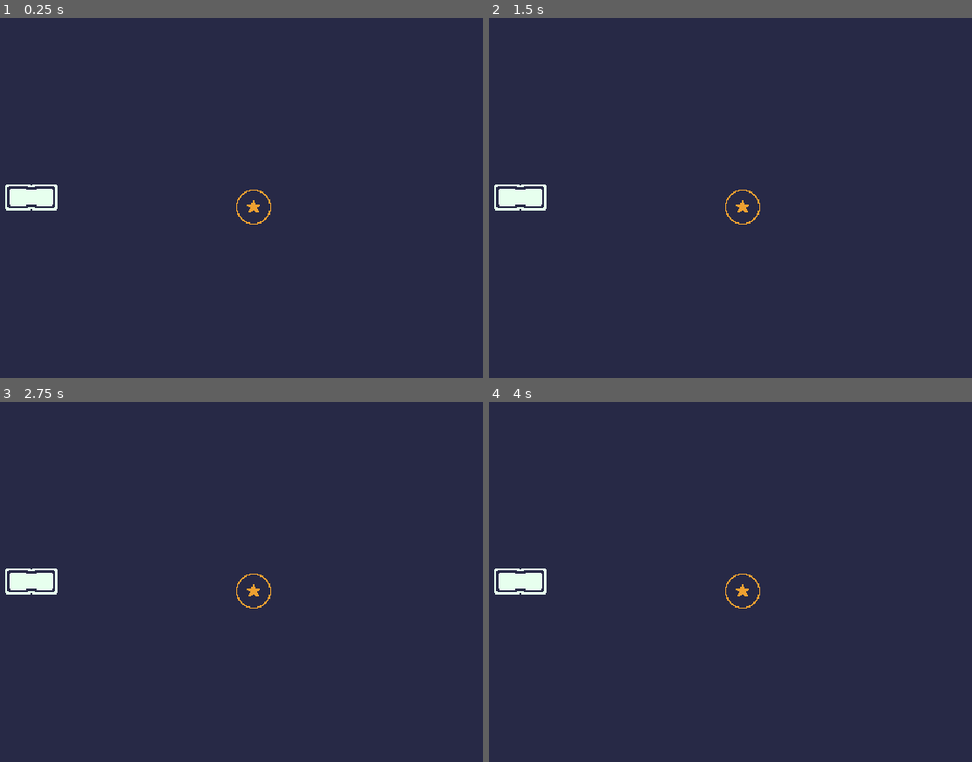
Above: before the commit, frames 1-4 (two rows, left to right).
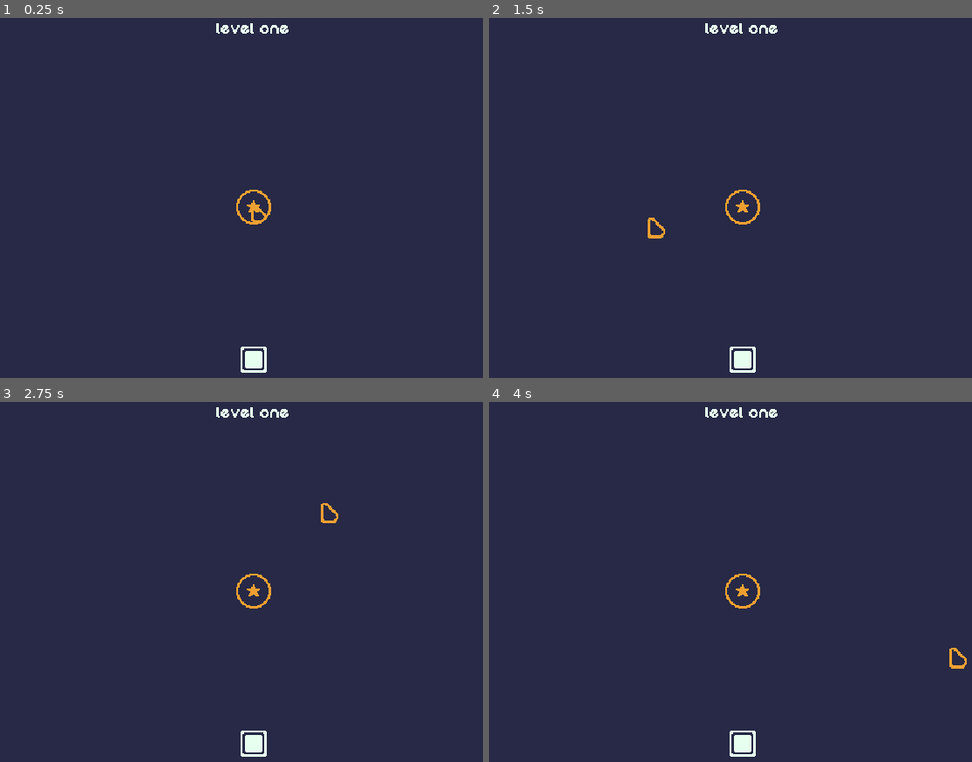
Above: after the commit, the same moments.

Repository: mrbartchak/brackeys-game-jam-2026.1
Game: Godot game, scene res://levels/level_manager.tscn
Two runs of this game, one before a commit and one after it. Both use one fixed random seed, a clock stepped at 60 frames per second and the inputs below. Before the commit the project starts from res://levels/level.tscn.
Inputs (mouse positions are in pixels of both pictures, inside the frame that each line leads up to):
- Up to frame 1 (0.25 s): no input
- Up to frame 2 (1.5 s): tap Enter at 0.5 s; move the mouse to (894, 187) at 0.52 s; press the mouse at (894, 187) at 0.53 s; release the mouse at (894, 187) at 1.25 s; tap Space at 1.25 s; drag from (604, 226) to (744, 208) at 1.27 s
- Up to frame 3 (2.75 s): tap Enter at 2 s; move the mouse to (323, 506) at 2.02 s; press the mouse at (323, 506) at 2.03 s
- Up to frame 4 (4 s): release the mouse at (812, 506) at 2.75 s; tap Space at 2.75 s; drag from (706, 668) to (532, 531) at 2.77 s; move the mouse to (952, 650) at 3.52 s; press the mouse at (952, 650) at 3.53 s

The runs differ from the first frame. In frame 1, 1.2% of the frame differs, in the area x 1-60%, y 1-99%; in frame 2, 1.3%; in frame 3, 1.3%; in frame 4, 1.3%.

Commit message:
looks pretty good so far. level one is up but just need win con logic

Diff:
--- a/blocks/block.gd
+++ b/blocks/block.gd
@@ -19,6 +19,10 @@
 		self.add_child(collison_shape)
 	sprite.texture = block_type.texture
 
+func _process(delta: float) -> void:
+	if is_dragging:
+		global_position = lerp(global_position, get_global_mouse_position(), 32.0 * delta)
+
 func _input(event: InputEvent) -> void:
 	if event is InputEventMouseButton and event.button_index == MOUSE_BUTTON_LEFT and event.pressed:
 		if is_hovered and not is_dragging:
@@ -28,13 +32,10 @@
 			is_dragging = false
 			_tween_scale(1.0)
 
-	if event is InputEventMouseMotion and is_dragging:
-		global_position = get_global_mouse_position()
-
 func _mouse_enter() -> void:
 	is_hovered = true
 	if not is_dragging:
-		_tween_scale(1.1)
+		_tween_scale(1.2)
 
 func _mouse_exit() -> void:
 	is_hovered = false
--- /dev/null
+++ b/cursor/cursor.gd
@@ -0,0 +1,20 @@
+extends CanvasLayer
+
+@onready var sprite: Sprite2D = $Sprite
+
+func _ready() -> void:
+	Input.set_mouse_mode(Input.MOUSE_MODE_HIDDEN)
+	layer = 100
+
+func _process(_delta: float) -> void:
+	sprite.global_position = get_viewport().get_mouse_position()
+
+func _input(event: InputEvent) -> void:
+	if event.is_action_pressed("click"):
+		_tween_scale(1.2)
+	if event.is_action_released("click"):
+		_tween_scale(1.0)
+
+func _tween_scale(target_scale: float) -> void:
+	var tween: Tween = create_tween()
+	tween.tween_property($Sprite, "scale", Vector2(target_scale, target_scale), 0.15).set_ease(Tween.EASE_OUT).set_trans(Tween.TRANS_CUBIC)
--- /dev/null
+++ b/cursor/cursor.tscn
@@ -0,0 +1,11 @@
+[gd_scene load_steps=3 format=3 uid="uid://dx2k2ckpl13vu"]
+
+[ext_resource type="Script" uid="uid://dc2ydwhgqbq8u" path="res://cursor/cursor.gd" id="1_g0wji"]
+[ext_resource type="Texture2D" uid="uid://b2mwy5yh4a048" path="res://cursor/cursor.png" id="1_isnha"]
+
+[node name="Cursor" type="CanvasLayer"]
+script = ExtResource("1_g0wji")
+
+[node name="Sprite" type="Sprite2D" parent="."]
+texture = ExtResource("1_isnha")
+offset = Vector2(5, 6)
--- a/levels/level.tscn
+++ /dev/null
@@ -1,21 +0,0 @@
-[gd_scene load_steps=4 format=3 uid="uid://d3o1mlwx0i77u"]
-
-[ext_resource type="Texture2D" uid="uid://bmrsfka7pn13d" path="res://ui/background.png" id="1_80vhd"]
-[ext_resource type="PackedScene" uid="uid://b0j4jkbwjdq3b" path="res://target_zones/target_zone.tscn" id="2_hjsbj"]
-[ext_resource type="PackedScene" uid="uid://bt3tjhbrgn52g" path="res://blocks/block.tscn" id="3_cwqvt"]
-
-[node name="Level" type="Node2D"]
-
-[node name="Background" type="Sprite2D" parent="."]
-texture = ExtResource("1_80vhd")
-offset = Vector2(320, 180)
-
-[node name="TargetZones" type="Node2D" parent="."]
-
-[node name="TargetZone" parent="TargetZones" instance=ExtResource("2_hjsbj")]
-position = Vector2(320, 180)
-
-[node name="Blocks" type="Node2D" parent="."]
-
-[node name="Block" parent="Blocks" instance=ExtResource("3_cwqvt")]
-position = Vector2(116, 171)
--- /dev/null
+++ b/levels/level_data.gd
@@ -0,0 +1,7 @@
+class_name LevelData
+extends Resource
+
+@export var id: String
+@export var display_name: String
+@export var target_zone_positions: Array[Vector2]
+@export var block_ids: Array[String]
--- /dev/null
+++ b/levels/level_data/level_01.tres
@@ -0,0 +1,11 @@
+[gd_resource type="Resource" script_class="LevelData" load_steps=2 format=3 uid="uid://b28ytryon3mx0"]
+
+[ext_resource type="Script" uid="uid://cjyn0y48epuwx" path="res://levels/level_data.gd" id="1_qib4q"]
+
+[resource]
+script = ExtResource("1_qib4q")
+id = "level_01"
+display_name = "Level 1"
+target_zone_positions = Array[Vector2]([Vector2(320, 180)])
+block_ids = Array[String](["block_1x1"])
+metadata/_custom_type_script = "uid://cjyn0y48epuwx"
--- /dev/null
+++ b/levels/level_manager.gd
@@ -0,0 +1,33 @@
+class_name LevelManager
+extends Node2D
+
+@export var level_data: LevelData
+
+var target_zone_scene: PackedScene = preload("res://target_zones/target_zone.tscn")
+var block_scene: PackedScene = preload("res://blocks/block.tscn")
+var block_types: Dictionary = {
+	"block_1x1": preload("res://blocks/types/block_1x1.tres")
+}
+
+@onready var target_zone_container: Node2D = $TargetZones
+@onready var block_container: Node2D = $Blocks
+
+func _ready() -> void:
+	if level_data:
+		_build_level()
+
+func _build_level() -> void:
+	_spawn_target_zones()
+	_spawn_blocks()
+
+func _spawn_target_zones() -> void:
+	for spawn_position in level_data.target_zone_positions:
+		var target_zone: TargetZone = target_zone_scene.instantiate()
+		target_zone.position = spawn_position
+		target_zone_container.add_child(target_zone)
+
+func _spawn_blocks() -> void:
+	for block_id in level_data.block_ids:
+		var block: Block = block_scene.instantiate()
+		block.block_type = block_types.get(block_id)
+		block_container.add_child(block)
--- /dev/null
+++ b/levels/level_manager.tscn
@@ -0,0 +1,41 @@
+[gd_scene load_steps=5 format=3 uid="uid://d3o1mlwx0i77u"]
+
+[ext_resource type="Script" uid="uid://bb4ci5k6gpr5t" path="res://levels/level_manager.gd" id="1_6tvrh"]
+[ext_resource type="Resource" uid="uid://b28ytryon3mx0" path="res://levels/level_data/level_01.tres" id="2_ce4gc"]
+[ext_resource type="Texture2D" uid="uid://bmrsfka7pn13d" path="res://ui/background.png" id="2_k4541"]
+
+[sub_resource type="LabelSettings" id="LabelSettings_ce4gc"]
+font_color = Color(0.90588236, 1, 0.93333334, 1)
+
+[node name="LevelManager" type="Node2D"]
+script = ExtResource("1_6tvrh")
+level_data = ExtResource("2_ce4gc")
+
+[node name="Background" type="Sprite2D" parent="."]
+texture = ExtResource("2_k4541")
+offset = Vector2(320, 180)
+
+[node name="TargetZones" type="Node2D" parent="."]
+
+[node name="Blocks" type="Node2D" parent="."]
+position = Vector2(320, 320)
+
+[node name="UI" type="Control" parent="."]
+custom_minimum_size = Vector2(640, 360)
+layout_mode = 3
+anchors_preset = 0
+offset_right = 640.0
+offset_bottom = 360.0
+mouse_filter = 1
+
+[node name="CenterContainer" type="CenterContainer" parent="UI"]
+layout_mode = 1
+anchors_preset = 10
+anchor_right = 1.0
+offset_bottom = 34.0
+grow_horizontal = 2
+
+[node name="LevelLabel" type="Label" parent="UI/CenterContainer"]
+layout_mode = 2
+text = "level one"
+label_settings = SubResource("LabelSettings_ce4gc")
--- a/project.godot
+++ b/project.godot
@@ -14,6 +14,10 @@
 run/main_scene="uid://d3o1mlwx0i77u"
 config/features=PackedStringArray("4.5", "Forward Plus")
 
+[autoload]
+
+Cursor="*res://cursor/cursor.tscn"
+
 [display]
 
 window/size/viewport_width=640
@@ -27,6 +31,18 @@
 
 blocks=""
 
+[gui]
+
+theme/custom_font="uid://b8w4t0rtiok5y"
+
+[input]
+
+click={
+"deadzone": 0.2,
+"events": [Object(InputEventMouseButton,"resource_local_to_scene":false,"resource_name":"","device":-1,"window_id":0,"alt_pressed":false,"shift_pressed":false,"ctrl_pressed":false,"meta_pressed":false,"button_mask":0,"position":Vector2(0, 0),"global_position":Vector2(0, 0),"factor":1.0,"button_index":1,"canceled":false,"pressed":false,"double_click":false,"script":null)
+]
+}
+
 [rendering]
 
 textures/canvas_textures/default_texture_filter=0
--- a/target_zones/target_zone.gd
+++ b/target_zones/target_zone.gd
@@ -2,6 +2,7 @@
 extends Area2D
 
 var overlapping_blocks: int = 0
+var is_covered: bool = false
 
 @onready var sprite: Sprite2D = $Sprite
 @onready var sprite_filled: Sprite2D = $SpriteFilled
@@ -10,12 +11,19 @@
 func _on_area_entered(area: Area2D) -> void:
 	if area.is_in_group("blocks"):
 		overlapping_blocks += 1
-		sprite.hide()
-		sprite_filled.show()
+		is_covered = true
+		_update_visuals()
 
 func _on_area_exited(area: Area2D) -> void:
 	if area.is_in_group("blocks"):
 		overlapping_blocks -= 1
-		if overlapping_blocks == 0:
-			sprite.show()
-			sprite_filled.hide()
+		is_covered = overlapping_blocks > 0
+		_update_visuals()
+
+func _update_visuals() -> void:
+	if is_covered:
+		sprite.hide()
+		sprite_filled.show()
+	else:
+		sprite.show()
+		sprite_filled.hide()
Not shown, added: cursor/cursor.gd.uid
Binary file added: cursor/cursor.png
Not shown, added: cursor/cursor.png.import
Not shown, added: levels/level_data.gd.uid
Not shown, added: levels/level_manager.gd.uid
Binary file changed: target_zones/target_zone.png
Binary file changed: target_zones/target_zone_filled.png
Binary file added: ui/fonts/DigitalDisco.ttf
Not shown, added: ui/fonts/DigitalDisco.ttf.import
